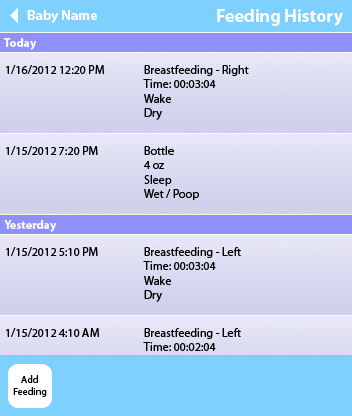
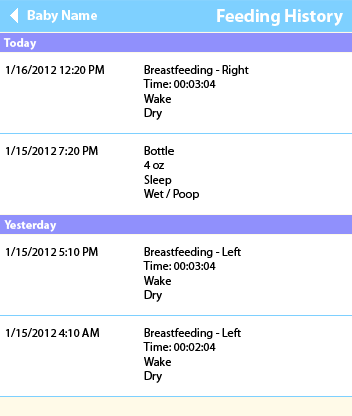
Layers edited between the first and the second 352px x 416px image:
hid group "footer" (16 layers) over [left=0, top=355, right=352, bottom=416]
hid group "button - holder" (2 layers) over [left=8, top=364, right=52, bottom=408]
painted on "historyline" (1st of 4, in "Feeding History" › "history entry 2") over [left=0, top=134, right=352, bottom=214]
painted on "historyline" (2nd of 4, in "Feeding History" › "history entry 4") over [left=0, top=316, right=352, bottom=397]
painted on "historyline" (3rd of 4, in "Feeding History" › "history entry 3") over [left=0, top=235, right=352, bottom=316]
painted on "historyline" (4th of 4, in "Feeding History" › "history entry") over [left=0, top=53, right=352, bottom=134]
